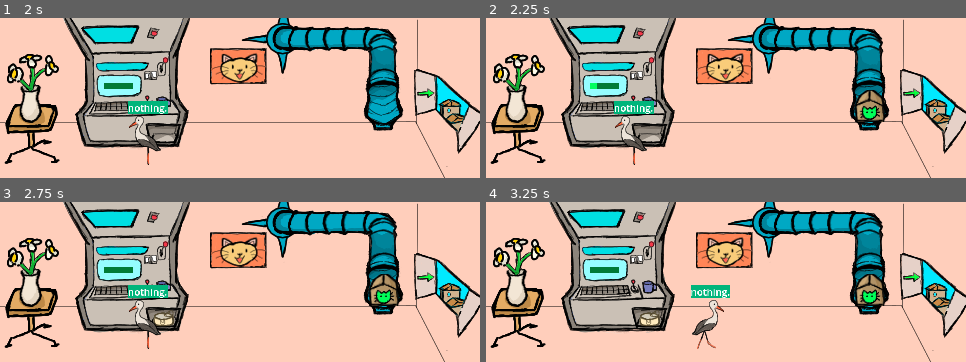
Above: before the commit, frames 1-4 (two rows, left to right).
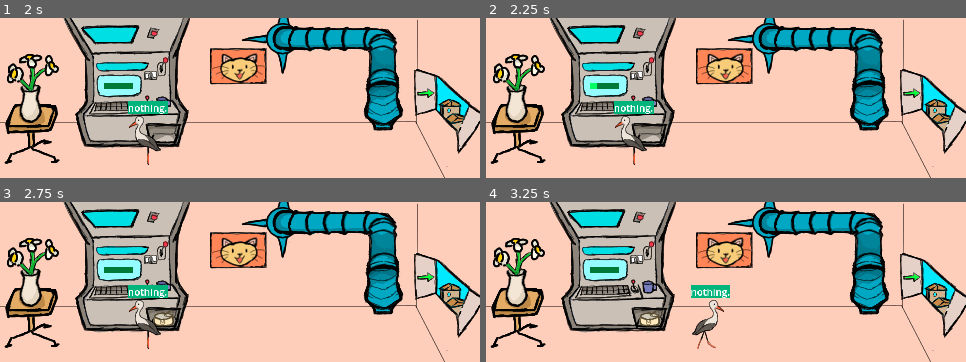
Above: after the commit, the same moments.

Repository: SakuragamaRykii/mini-jam-154
Game: Godot game, scene res://MainScene.tscn
Two runs of this game, one before a commit and one after it. Both use one fixed random seed, a clock stepped at 60 frames per second and the inputs below.
Inputs (mouse positions are in pixels of both pictures, inside the frame that each line leads up to):
- Up to frame 1 (2 s): click (129, 83) at 0.5 s; click (129, 83) at 1.25 s
- Up to frame 2 (2.25 s): click (615, 83) at 2 s
- Up to frame 3 (2.75 s): no input
- Up to frame 4 (3.25 s): move the mouse to (831, 274) at 2.77 s; click (831, 274) at 2.85 s

Frame 1 is identical in both runs. In frame 2, 1.1% of the frame differs, in the area x 76-84%, y 45-65%; in frame 3, 1.1%; in frame 4, 1.1%.

Commit message:
Revert "Merge branch 'main' into playermovement"
This reverts commit 3fb835a4ff2fc86fa60dc80cb861f79893fc7ee8, reversing
changes made to d2f1714e8505f17e0189cc098a55e6caf6aa6a54.

Diff:
--- a/MiniJam154/Box Gen/BoX.gd
+++ /dev/null
@@ -1,19 +0,0 @@
-extends Sprite2D
-
-enum cOlour{rEd, bLue, gReen}
-var sTored_cOlour
-@onready var aNime = $AnimationPlayer
-
-# Called every frame. 'delta' is the elapsed time since the previous frame.
-func _process(delta):
-	if visible == true:
-		match sTored_cOlour:
-			cOlour.rEd:
-				aNime.play("Red_Idle")
-			cOlour.bLue:
-				aNime.play("Blue_Idle")
-			cOlour.gReen:
-				aNime.play("Green_Idle")
-
-
-	pass
--- a/MiniJam154/Box Gen/BoX.tscn
+++ /dev/null
@@ -1,134 +0,0 @@
-[gd_scene load_steps=16 format=3 uid="uid://b8x4mihdanfox"]
-
-[ext_resource type="Texture2D" uid="uid://b2dkox66vll13" path="res://Assets/Boxes/Box-Blue.png" id="1_kmjvv"]
-[ext_resource type="Texture2D" uid="uid://dih8fiwd3pujd" path="res://Assets/Boxes/Box-Green.png" id="2_f25ul"]
-[ext_resource type="Script" path="res://Box Gen/BoX.gd" id="2_yu5mb"]
-[ext_resource type="Texture2D" uid="uid://byiaahk2244i4" path="res://Assets/Boxes/Box-Red.png" id="3_cs40r"]
-[ext_resource type="Texture2D" uid="uid://cvr2dold6bn5a" path="res://Assets/Boxes/Catbox-Blue.png" id="4_3ats2"]
-[ext_resource type="Texture2D" uid="uid://c6msh62nrlqdj" path="res://Assets/Boxes/Catbox-Red.png" id="5_bx3ql"]
-[ext_resource type="Texture2D" uid="uid://vs21isu45hs7" path="res://Assets/Boxes/Catbox-Green.png" id="6_34dri"]
-
-[sub_resource type="Animation" id="Animation_qepn7"]
-resource_name = "Blue_Idle"
-tracks/0/type = "value"
-tracks/0/imported = false
-tracks/0/enabled = true
-tracks/0/path = NodePath(".:texture")
-tracks/0/interp = 1
-tracks/0/loop_wrap = true
-tracks/0/keys = {
-"times": PackedFloat32Array(0),
-"transitions": PackedFloat32Array(1),
-"update": 1,
-"values": [ExtResource("1_kmjvv")]
-}
-
-[sub_resource type="Animation" id="Animation_5xg7b"]
-length = 0.001
-tracks/0/type = "value"
-tracks/0/imported = false
-tracks/0/enabled = true
-tracks/0/path = NodePath(".:texture")
-tracks/0/interp = 1
-tracks/0/loop_wrap = true
-tracks/0/keys = {
-"times": PackedFloat32Array(0),
-"transitions": PackedFloat32Array(1),
-"update": 1,
-"values": [ExtResource("1_kmjvv")]
-}
-
-[sub_resource type="Animation" id="Animation_smsfy"]
-resource_name = "Green_Idle"
-tracks/0/type = "value"
-tracks/0/imported = false
-tracks/0/enabled = true
-tracks/0/path = NodePath(".:texture")
-tracks/0/interp = 1
-tracks/0/loop_wrap = true
-tracks/0/keys = {
-"times": PackedFloat32Array(0),
-"transitions": PackedFloat32Array(1),
-"update": 1,
-"values": [ExtResource("2_f25ul")]
-}
-
-[sub_resource type="Animation" id="Animation_qlk7a"]
-resource_name = "Red_Idle"
-tracks/0/type = "value"
-tracks/0/imported = false
-tracks/0/enabled = true
-tracks/0/path = NodePath(".:texture")
-tracks/0/interp = 1
-tracks/0/loop_wrap = true
-tracks/0/keys = {
-"times": PackedFloat32Array(0),
-"transitions": PackedFloat32Array(1),
-"update": 1,
-"values": [ExtResource("3_cs40r")]
-}
-
-[sub_resource type="Animation" id="Animation_ytdmx"]
-resource_name = "Open_Blue"
-tracks/0/type = "value"
-tracks/0/imported = false
-tracks/0/enabled = true
-tracks/0/path = NodePath(".:texture")
-tracks/0/interp = 1
-tracks/0/loop_wrap = true
-tracks/0/keys = {
-"times": PackedFloat32Array(0),
-"transitions": PackedFloat32Array(1),
-"update": 1,
-"values": [ExtResource("4_3ats2")]
-}
-
-[sub_resource type="Animation" id="Animation_52bna"]
-resource_name = "Open_Red"
-tracks/0/type = "value"
-tracks/0/imported = false
-tracks/0/enabled = true
-tracks/0/path = NodePath(".:texture")
-tracks/0/interp = 1
-tracks/0/loop_wrap = true
-tracks/0/keys = {
-"times": PackedFloat32Array(0),
-"transitions": PackedFloat32Array(1),
-"update": 1,
-"values": [ExtResource("5_bx3ql")]
-}
-
-[sub_resource type="Animation" id="Animation_oda7p"]
-resource_name = "Open_Green"
-tracks/0/type = "value"
-tracks/0/imported = false
-tracks/0/enabled = true
-tracks/0/path = NodePath(".:texture")
-tracks/0/interp = 1
-tracks/0/loop_wrap = true
-tracks/0/keys = {
-"times": PackedFloat32Array(0),
-"transitions": PackedFloat32Array(1),
-"update": 1,
-"values": [ExtResource("6_34dri")]
-}
-
-[sub_resource type="AnimationLibrary" id="AnimationLibrary_jgigi"]
-_data = {
-"Blue_Idle": SubResource("Animation_qepn7"),
-"Green_Idle": SubResource("Animation_smsfy"),
-"Open_Blue": SubResource("Animation_ytdmx"),
-"Open_Green": SubResource("Animation_oda7p"),
-"Open_Red": SubResource("Animation_52bna"),
-"RESET": SubResource("Animation_5xg7b"),
-"Red_Idle": SubResource("Animation_qlk7a")
-}
-
-[node name="Box" type="Sprite2D"]
-texture = ExtResource("1_kmjvv")
-script = ExtResource("2_yu5mb")
-
-[node name="AnimationPlayer" type="AnimationPlayer" parent="."]
-libraries = {
-"": SubResource("AnimationLibrary_jgigi")
-}
--- a/MiniJam154/Box Gen/cat_maker.gd
+++ /dev/null
@@ -1,39 +0,0 @@
-extends Sprite2D
-
-var bOx_oPen: bool = false
-const mIn_tImer = 3
-const dEf_tImer = 2#30
-@onready var tImer_tImer = $Timer
-@onready var bOx = $Box
-
-
-
-# Called when the node enters the scene tree for the first time.
-func _ready():
-
-	#tImer_tImer.time_left = dEf_tImer
-	tImer_tImer.start(dEf_tImer)
-	#while $Box != visible:
-
-	pass # Replace with function body.
-
-
-# Called every frame. 'delta' is the elapsed time since the previous frame.
-func _process(delta):
-	pass
-
-
-func _on_timer_timeout():
-	print("Banana(test debug)")
-
-
-	if bOx.visible == false:
-		var rNg_cOlor = RandomNumberGenerator.new()
-		var hEld_cOlour = rNg_cOlor.randi_range(0,3)
-
-		$Box.sTored_cOlour = hEld_cOlour
-
-		bOx.visible = true
-	elif bOx.visible == true:
-		$Timer.stop()
-	pass # Replace with function body.
--- a/MiniJam154/Factory/cat_maker.tscn
+++ b/MiniJam154/Factory/cat_maker.tscn
@@ -1,18 +1,7 @@
-[gd_scene load_steps=4 format=3 uid="uid://ig8hu144hutv"]
+[gd_scene load_steps=2 format=3 uid="uid://ig8hu144hutv"]
 
 [ext_resource type="Texture2D" uid="uid://lenwudbkmcim" path="res://Assets/TUBE.png" id="1_6wj2i"]
-[ext_resource type="Script" path="res://Box Gen/cat_maker.gd" id="2_jwyh6"]
-[ext_resource type="PackedScene" uid="uid://b8x4mihdanfox" path="res://Box Gen/BoX.tscn" id="3_tvalf"]
 
 [node name="CatMaker" type="Sprite2D"]
 position = Vector2(383, 62)
 texture = ExtResource("1_6wj2i")
-script = ExtResource("2_jwyh6")
-
-[node name="Box" parent="." instance=ExtResource("3_tvalf")]
-visible = false
-position = Vector2(1, 26)
-
-[node name="Timer" type="Timer" parent="."]
-
-[connection signal="timeout" from="Timer" to="." method="_on_timer_timeout"]
